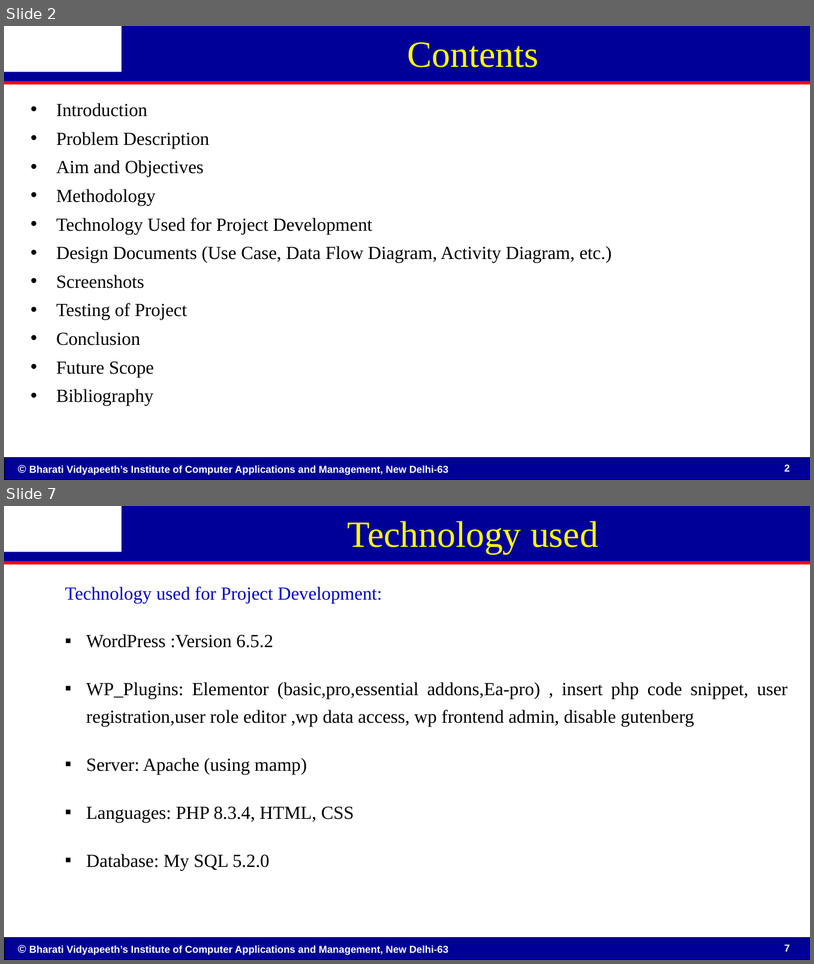
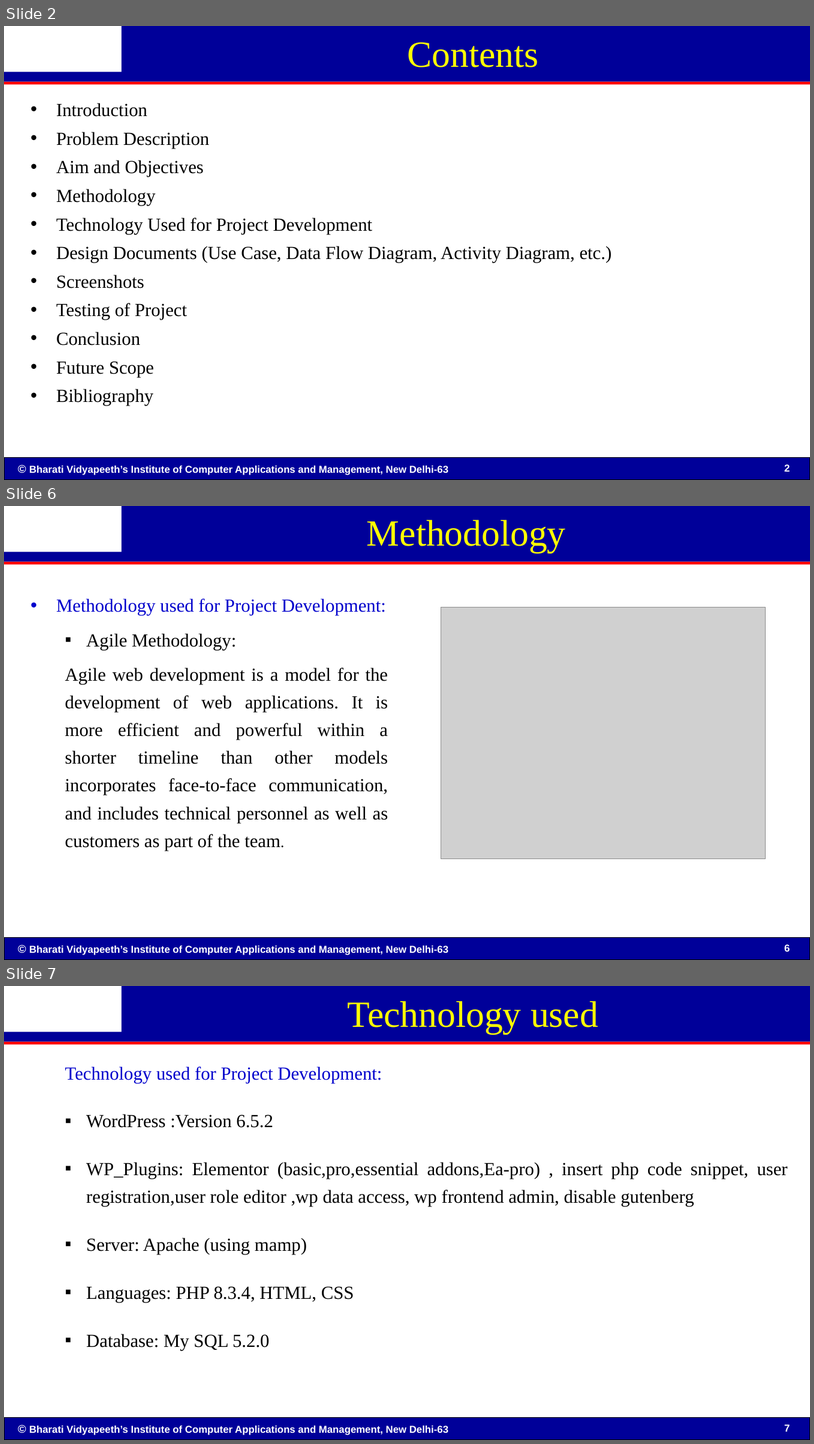
Before and after one commit to TMHORNET/indiacom-updates, a slide deck: indiacom.pptx. Shown one above the other, each under a label of ours: slides 2 and 7 before the commit, slides 2, 6 and 7 after it; the slides between them are not shown. The pictures are 814x964 and 814x1444 pixels, drawn with LibreOffice and Linux fonts; fonts in the diff are those of the drawing; grey boxes stand for pictures; background and template pictures are left out. Boxes give left, top, right and bottom in pixels: in the first picture for what was removed or moved away, otherwise in the second. Text is boxed around its words. In the diff, an @@ line names an element or a change of style, - is before the commit and + after.

```diff
--- a/indiacom.pptx
+++ b/indiacom.pptx
@@ slide 6 added at [4,506,810,960], background #FFFFFF; not listed: 8 template elements that a slide beside it also shows @@
@@ title added at [367,520,566,553], 44 pt, text #FFFF00 @@
+Methodology
@@ text added at [56,598,389,850], 22 pt, text #000000 @@
+• Methodology used for Project Development:
+  ▪ Agile Methodology:
+  Agile web development is a model for the development of web applications. It is more efficient and powerful within a shorter timeline than other models incorporates face-to-face communication, and includes technical personnel as well as customers as part of the team.
@@ picture added at [441,607,766,858] @@
```
Also in this commit, not shown: 9 slides changed, 2 slides removed, 3 other files.
